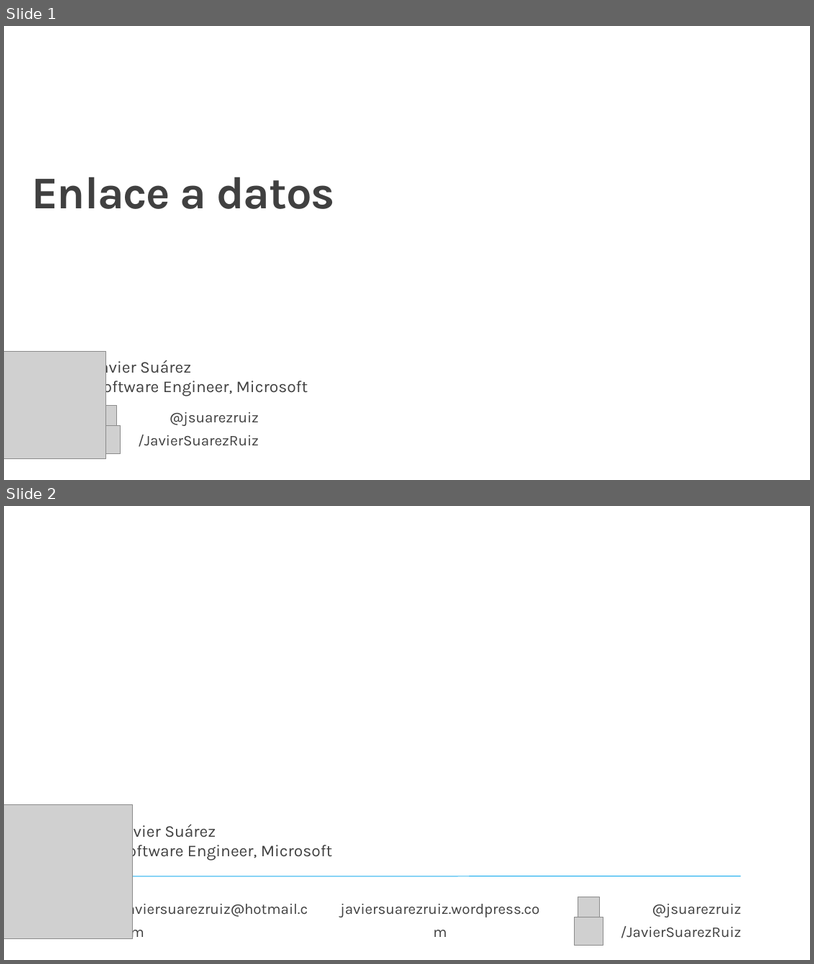
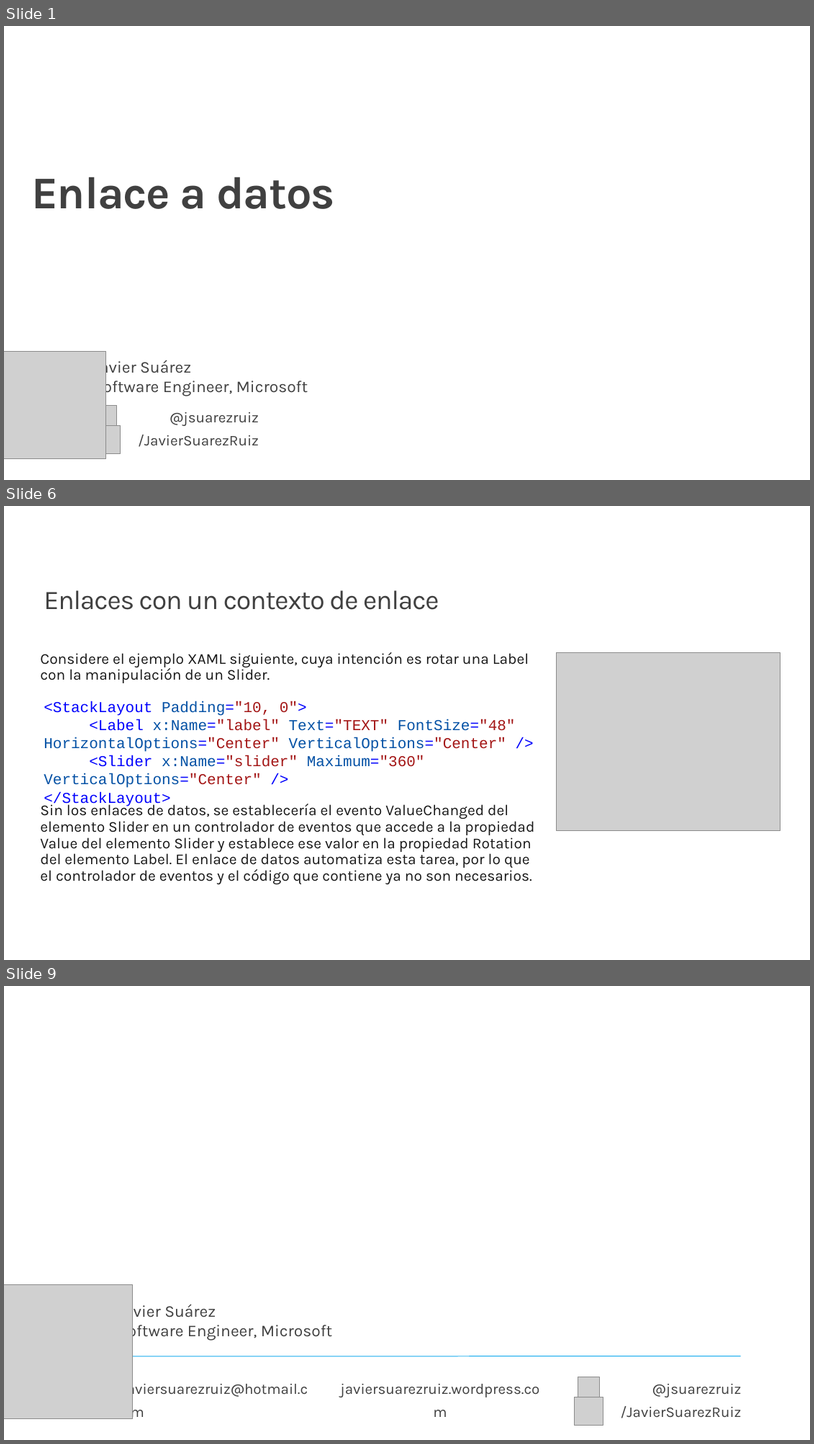
Before and after one commit to jsuarezruiz/taller-dotnet-maui, a slide deck: Bloque 6 - MVVM/Taller19 - DataBinding.pptx. Shown one above the other, each under a label of ours: slides 1 and 2 before the commit, slides 1, 6 and 9 after it; the slides between them are not shown. The pictures are 814x964 and 814x1444 pixels, drawn with LibreOffice and Linux fonts; fonts in the diff are those of the drawing; grey boxes stand for pictures; background and template pictures are left out. Boxes give left, top, right and bottom in pixels: in the first picture for what was removed or moved away, otherwise in the second. Text is boxed around its words. In the diff, an @@ line names an element or a change of style, - is before the commit and + after.

```diff
--- a/Bloque 6 - MVVM/Taller19 - DataBinding.pptx
+++ b/Bloque 6 - MVVM/Taller19 - DataBinding.pptx
@@ slide 6 added at (4,506,810,960), background #FFFFFF @@
@@ title added at (44,590,439,610), 32 pt, text #404040 @@
+Enlaces con un contexto de enlace
@@ text added at (40,652,535,884), 18 pt, text #171717 @@
+Considere el ejemplo XAML siguiente, cuya intención es rotar una Label con la manipulación de un Slider.
+Sin los enlaces de datos, se establecería el evento ValueChanged del elemento Slider en un controlador de eventos que accede a la propiedad Value del elemento Slider y establece ese valor en la propiedad Rotation del elemento Label. El enlace de datos automatiza esta tarea, por lo que el controlador de eventos y el código que contiene ya no son necesarios.
@@ picture added at (557,652,781,831) @@
@@ text added at (44,701,516,788), 18 pt, text #0451A5 @@
+<StackLayout Padding="10, 0">
+<Label x:Name="label" Text="TEXT" FontSize="48" HorizontalOptions="Center" VerticalOptions="Center" />
+<Slider x:Name="slider" Maximum="360" VerticalOptions="Center" />
+</StackLayout>
@@ what was slide 2 is now slide 9 @@
```
Also in this commit, not shown: 6 other slides added, 3 other files.
